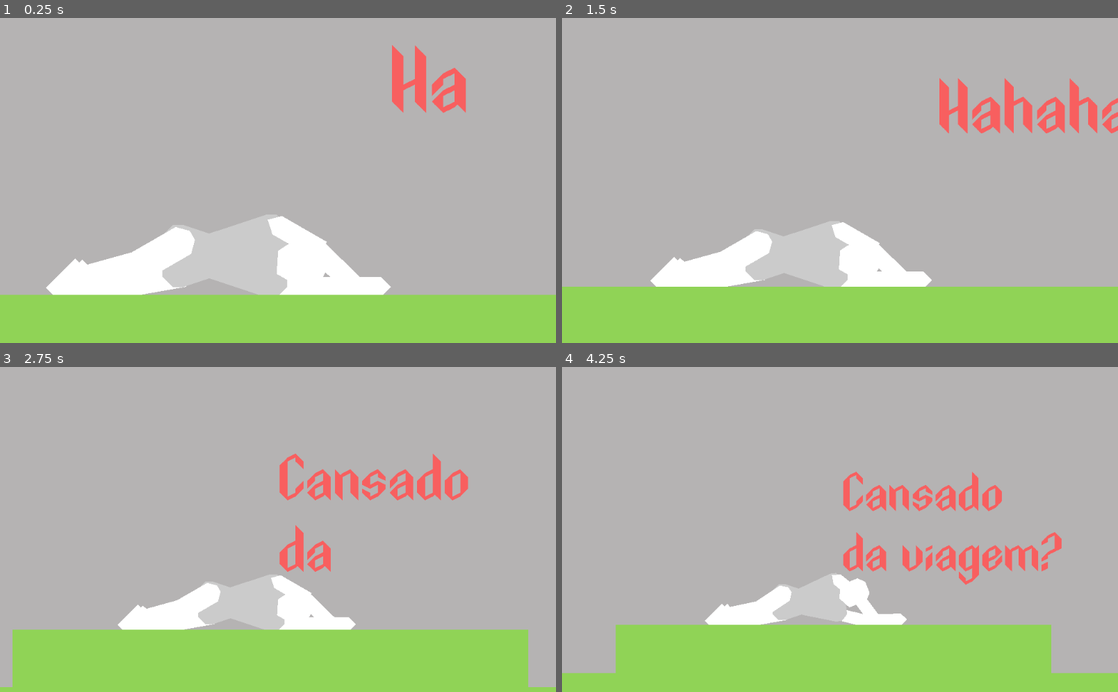
Above: before the commit, frames 1-4 (two rows, left to right).
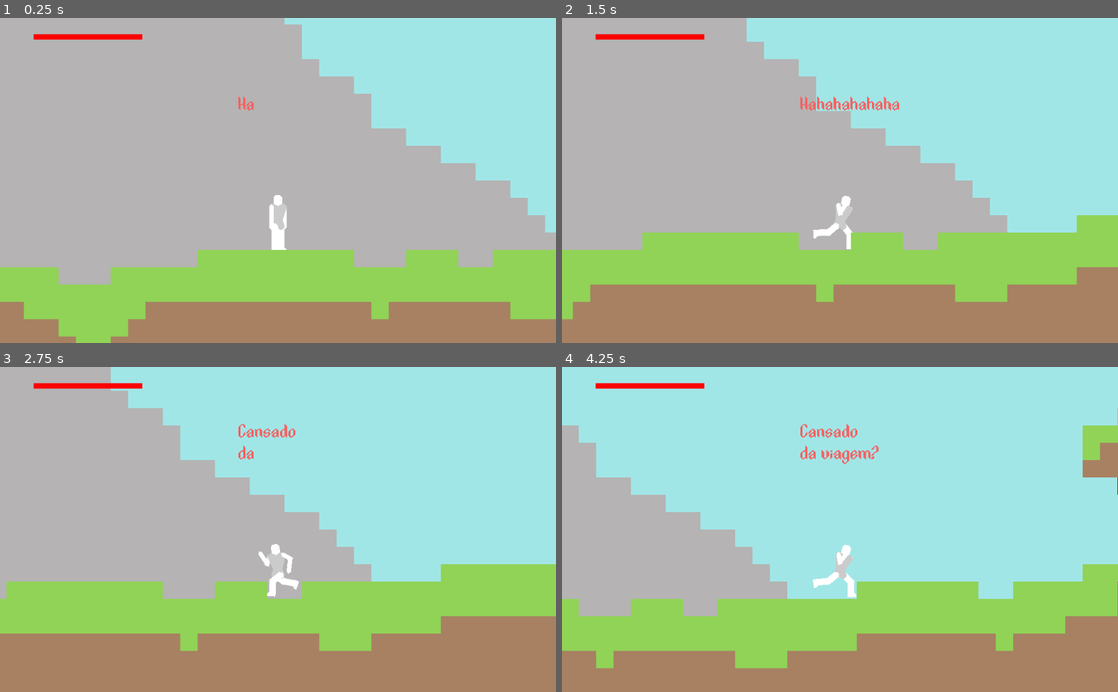
Above: after the commit, the same moments.

Repository: DarknessCatt/Lost-Soul
Game: Godot game, scene res://Maps/Prototype_Mountain/Prototype_Mountain.tscn
Same seed, same stepped clock (60 frames per second), same inputs: the game is played once before the commit and once after it. The project has no main scene, so this scene is started directly.
Inputs:
- Up to frame 1 (0.25 s): no input
- Up to frame 2 (1.5 s): hold C (hero_attack) 0.53-1.28 s; hold Right (hero_right) from 0.53 s (still down); tap Z (hero_jump) at 0.77 s; tap D (hero_heart) at 1.35 s
- Up to frame 3 (2.75 s): tap Z (hero_jump) at 1.52 s; release Right (hero_right) at 2.03 s; hold Left (hero_left) from 2.03 s (still down); hold C (hero_attack) from 2.03 s (still down)
- Up to frame 4 (4.25 s): release Left (hero_left) at 2.78 s; release C (hero_attack) at 2.78 s; hold Right (hero_right) from 2.78 s (still down); tap D (hero_heart) at 2.85 s; tap Z (hero_jump) at 3.02, 3.77 s; hold C (hero_attack) from 3.53 s (still down)

The runs differ from the first frame. In frame 1, 41% of the frame differs, in the area x 0-100%, y 0-100%; in frame 2, 61%; in frame 3, 71%; in frame 4, 82%.

Commit message:
Attack Cutscene

Diff:
--- a/Lost_Soul/Maps/Prototype_Mountain/Prototype_Mountain.gd
+++ b/Lost_Soul/Maps/Prototype_Mountain/Prototype_Mountain.gd
@@ -17,3 +17,13 @@
 	for enemy in $Enemies.get_children():
 		enemy._respawn()
 	$Hazards/Arena._restart()
+
+var attack_dialogue : Array = ["Seu corpo ainda\nesta fraco.",
+							  "Eu irei te\nconceder um pouco\ndo meu poder.",
+							  ""]
+
+func _on_Attacking_Tutorial_entered(area):
+	$Hero/Camera2D/Chaos.change_dialogue(attack_dialogue)
+	$Hero/Camera2D/Chaos.begin()
+	$Events/Attacking_Tutorial.call_deferred("set", "monitoring", false)
+	$Cutscene.play("Attack_Tutorial")
--- a/Lost_Soul/Maps/Prototype_Mountain/Prototype_Mountain.tscn
+++ b/Lost_Soul/Maps/Prototype_Mountain/Prototype_Mountain.tscn
@@ -15,7 +15,91 @@
 [ext_resource path="res://Entities/Information/Textbox/Textbox.tscn" type="PackedScene" id=13]
 [ext_resource path="res://Assets/Fonts/XenopyreRegular-qd8V.ttf" type="DynamicFontData" id=14]
 
-[sub_resource type="Animation" id=2]
+[sub_resource type="Animation" id=5]
+resource_name = "Attack_Tutorial"
+length = 8.0
+tracks/0/type = "value"
+tracks/0/path = NodePath("Hero/Camera2D:zoom")
+tracks/0/interp = 1
+tracks/0/loop_wrap = true
+tracks/0/imported = false
+tracks/0/enabled = true
+tracks/0/keys = {
+"times": PoolRealArray( 0, 7.2, 7.3 ),
+"transitions": PoolRealArray( 1, 1, 1 ),
+"update": 0,
+"values": [ Vector2( 1, 1 ), Vector2( 0.4, 0.4 ), Vector2( 1, 1 ) ]
+}
+tracks/1/type = "value"
+tracks/1/path = NodePath("Hero/Camera2D:position")
+tracks/1/interp = 1
+tracks/1/loop_wrap = true
+tracks/1/imported = false
+tracks/1/enabled = true
+tracks/1/keys = {
+"times": PoolRealArray( 0, 7.2, 7.3 ),
+"transitions": PoolRealArray( 1, 1, 1 ),
+"update": 0,
+"values": [ Vector2( 0, -75 ), Vector2( 0, -25 ), Vector2( 0, -75 ) ]
+}
+tracks/2/type = "value"
+tracks/2/path = NodePath("Hero:on_cutscene")
+tracks/2/interp = 1
+tracks/2/loop_wrap = true
+tracks/2/imported = false
+tracks/2/enabled = true
+tracks/2/keys = {
+"times": PoolRealArray( 0, 7.3, 7.4, 8 ),
+"transitions": PoolRealArray( 1, 1, 1, 1 ),
+"update": 1,
+"values": [ true, true, false, false ]
+}
+tracks/3/type = "method"
+tracks/3/path = NodePath("Hero")
+tracks/3/interp = 1
+tracks/3/loop_wrap = true
+tracks/3/imported = false
+tracks/3/enabled = true
+tracks/3/keys = {
+"times": PoolRealArray( 0, 0.1, 6.1 ),
+"transitions": PoolRealArray( 1, 1, 1 ),
+"values": [ {
+"args": [ "Rest" ],
+"method": "_change_anim"
+}, {
+"args": [ "speed", Vector2( 0, 0 ) ],
+"method": "set"
+}, {
+"args": [ "PowerUp" ],
+"method": "_change_anim"
+} ]
+}
+tracks/4/type = "value"
+tracks/4/path = NodePath("Hero/Camera2D/Chaos:rect_position")
+tracks/4/interp = 1
+tracks/4/loop_wrap = true
+tracks/4/imported = false
+tracks/4/enabled = true
+tracks/4/keys = {
+"times": PoolRealArray( 0, 7.2, 8 ),
+"transitions": PoolRealArray( 1, 1, 1 ),
+"update": 0,
+"values": [ Vector2( 48.1553, -31.9014 ), Vector2( 30, -40 ), Vector2( -73, -200 ) ]
+}
+tracks/5/type = "value"
+tracks/5/path = NodePath("Events/Attacking_Tutorial/Tutorial:visible")
+tracks/5/interp = 1
+tracks/5/loop_wrap = true
+tracks/5/imported = false
+tracks/5/enabled = true
+tracks/5/keys = {
+"times": PoolRealArray( 0, 7.1, 7.2, 8 ),
+"transitions": PoolRealArray( 1, 1, 1, 1 ),
+"update": 1,
+"values": [ false, false, true, true ]
+}
+
+[sub_resource type="Animation" id=1]
 resource_name = "Intro"
 length = 17.0
 tracks/0/type = "value"
@@ -69,7 +153,7 @@
 "values": [ Vector2( 0, 10 ), Vector2( 0, -28 ), Vector2( 0, -75 ) ]
 }
 tracks/4/type = "value"
-tracks/4/path = NodePath("Hero/Chaos:rect_position")
+tracks/4/path = NodePath("Hero/Camera2D/Chaos:rect_position")
 tracks/4/interp = 2
 tracks/4/loop_wrap = true
 tracks/4/imported = false
@@ -81,19 +165,22 @@
 "values": [ Vector2( 44.0479, -87.8203 ), Vector2( 44.0479, -87.8203 ), Vector2( 0, -53.125 ), Vector2( 0, -53.125 ), Vector2( -141.364, -74.4722 ), Vector2( -141.364, -74.4722 ), Vector2( 67.999, -101.791 ), Vector2( 67.999, -101.791 ), Vector2( -73, -200 ) ]
 }
 
-[sub_resource type="StyleBoxFlat" id=1]
+[sub_resource type="StyleBoxFlat" id=2]
 bg_color = Color( 0.635294, 0.905882, 0.909804, 1 )
 
 [sub_resource type="DynamicFont" id=3]
 size = 350
 font_data = ExtResource( 14 )
 
+[sub_resource type="RectangleShape2D" id=4]
+extents = Vector2( 34.7859, 83.0082 )
+
 [node name="Prototype_Mountain" type="Node2D"]
 script = ExtResource( 7 )
 
 [node name="Cutscene" type="AnimationPlayer" parent="."]
-autoplay = "Intro"
-anims/Intro = SubResource( 2 )
+anims/Attack_Tutorial = SubResource( 5 )
+anims/Intro = SubResource( 1 )
 
 [node name="Music" type="AudioStreamPlayer" parent="."]
 stream = ExtResource( 12 )
@@ -139,14 +226,12 @@
 position = Vector2( -3400, 60 )
 
 [node name="Hero" parent="." instance=ExtResource( 1 )]
-position = Vector2( 1588.31, 746.965 )
-on_cutscene = true
+position = Vector2( 1588.49, 746.217 )
 
 [node name="Camera2D" type="Camera2D" parent="Hero"]
-position = Vector2( 0, 10 )
+position = Vector2( 0, -75 )
 z_index = 1
 current = true
-zoom = Vector2( 0.2, 0.2 )
 
 [node name="Player_Status" parent="Hero/Camera2D" instance=ExtResource( 5 )]
 margin_left = -450.0
@@ -155,11 +240,11 @@
 margin_bottom = -228.0
 Character = NodePath("../..")
 
-[node name="Chaos" parent="Hero" instance=ExtResource( 13 )]
-margin_left = 44.0479
-margin_top = -87.8203
-margin_right = 1509.05
-margin_bottom = 791.18
+[node name="Chaos" parent="Hero/Camera2D" instance=ExtResource( 13 )]
+margin_left = -73.0
+margin_top = -200.0
+margin_right = 1392.0
+margin_bottom = 679.0
 custom_fonts/font = SubResource( 3 )
 custom_colors/font_color = Color( 0.976471, 0.376471, 0.376471, 1 )
 Letter_Delay = 0.07
@@ -214,12 +299,35 @@
 
 [node name="Player_Status" parent="Hazards/Arena" index="4"]
 Character = NodePath("../../../Hero")
+
+[node name="Events" type="Node2D" parent="."]
+
+[node name="Attacking_Tutorial" type="Area2D" parent="Events"]
+position = Vector2( -19.4118, 845.38 )
+monitorable = false
+collision_layer = 0
+
+[node name="Trigger_Area" type="CollisionShape2D" parent="Events/Attacking_Tutorial"]
+shape = SubResource( 4 )
+
+[node name="Tutorial" parent="Events/Attacking_Tutorial" instance=ExtResource( 13 )]
+visible = false
+margin_left = -71.1241
+margin_top = -197.111
+margin_right = 1393.88
+margin_bottom = 681.89
+custom_fonts/font = SubResource( 3 )
+custom_colors/font_color = Color( 0.976471, 0.376471, 0.376471, 1 )
+text = "C
+para atacar."
+script = null
 [connection signal="timeout" from="respawn_timer" to="." method="respawn"]
 [connection signal="checkpoint_reached" from="Props/Checkpoint" to="." method="_on_Checkpoint_checkpoint_reached"]
 [connection signal="dead" from="Hero" to="." method="_hero_died"]
+[connection signal="alert" from="Enemies/Enemy2" to="Enemies/Enemy4" method="_on_Player_Detected"]
 [connection signal="alert" from="Enemies/Enemy2" to="Enemies/Enemy5" method="_on_Player_Detected"]
-[connection signal="alert" from="Enemies/Enemy2" to="Enemies/Enemy4" method="_on_Player_Detected"]
 [connection signal="alert" from="Enemies/Enemy2" to="Enemies/Enemy3" method="_on_Player_Detected"]
 [connection signal="dead" from="Enemies/Boss" to="Hazards/Arena" method="_ended"]
+[connection signal="body_entered" from="Events/Attacking_Tutorial" to="." method="_on_Attacking_Tutorial_entered"]
 
 [editable path="Hazards/Arena"]
Not shown: 2 places in Lost_Soul/Maps/Prototype_Mountain/Prototype_Mountain.tscn that only renumber resources
